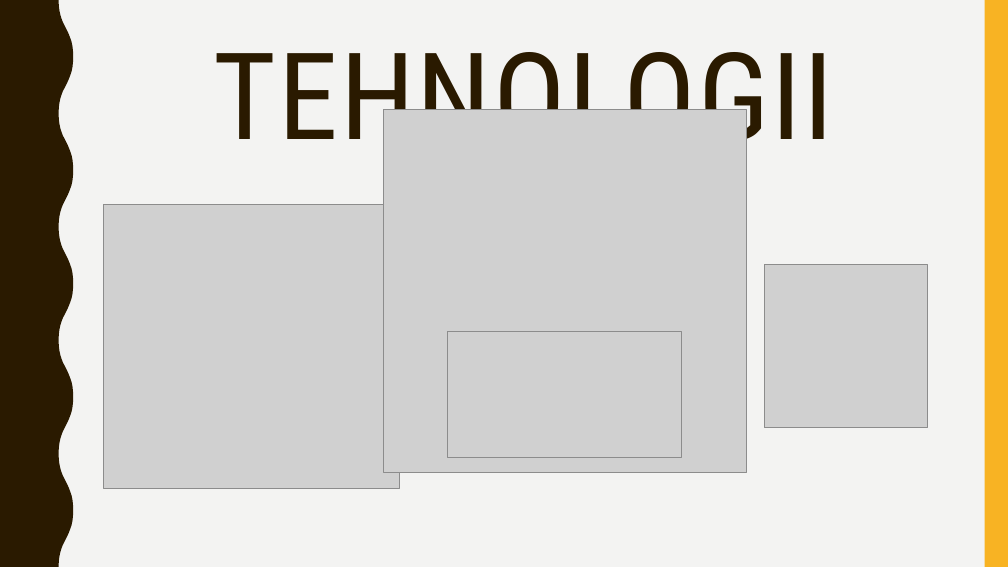
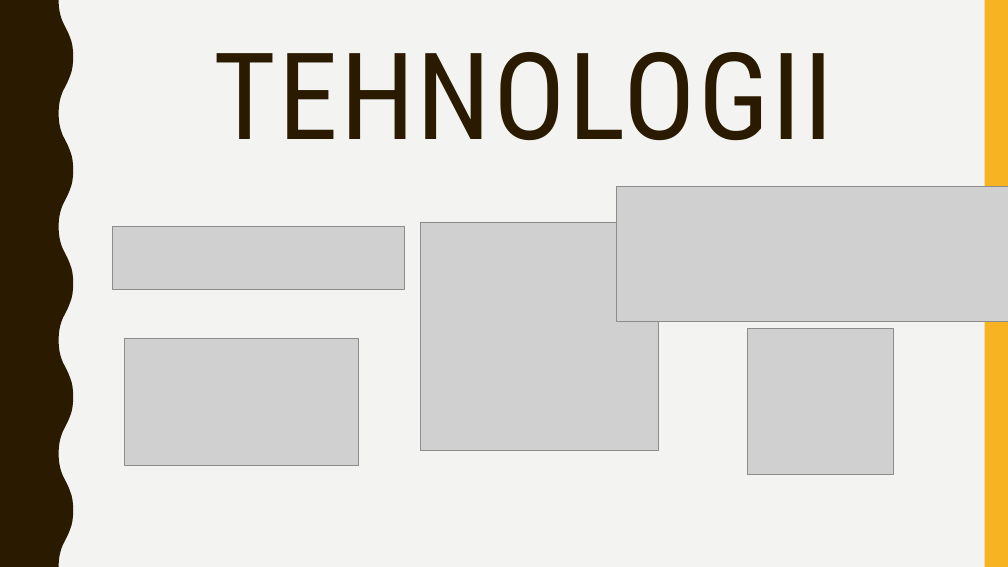
Before and after one commit to andreim9816/READY2EAT, a slide deck: slide 6 of READY2EAT.pptx. Drawn at 1008x567 pixels with LibreOffice and Linux fonts; fonts in the diff are those of the drawing; grey boxes stand for pictures. Boxes give left, top, right and bottom in pixels: in the first picture for what was removed or moved away, otherwise in the second. Text is boxed around its words. In the diff, an @@ line names an element or a change of style, - is before the commit and + after.

```diff
--- a/READY2EAT.pptx
+++ b/READY2EAT.pptx
@@ picture removed at [383, 110, 747, 473] @@
@@ picture removed at [104, 204, 399, 488] @@
@@ picture added at [616, 187, 1008, 321] @@
@@ picture added at [112, 227, 404, 290] @@
@@ picture added at [421, 222, 659, 451] @@
@@ picture removed at [765, 265, 928, 428] @@
@@ picture added at [748, 329, 894, 475] @@
@@ picture: place and size @@
-picture at [448, 331, 682, 457]
+picture at [124, 339, 358, 465]
```
Also in this commit, not shown: 1 other file.
